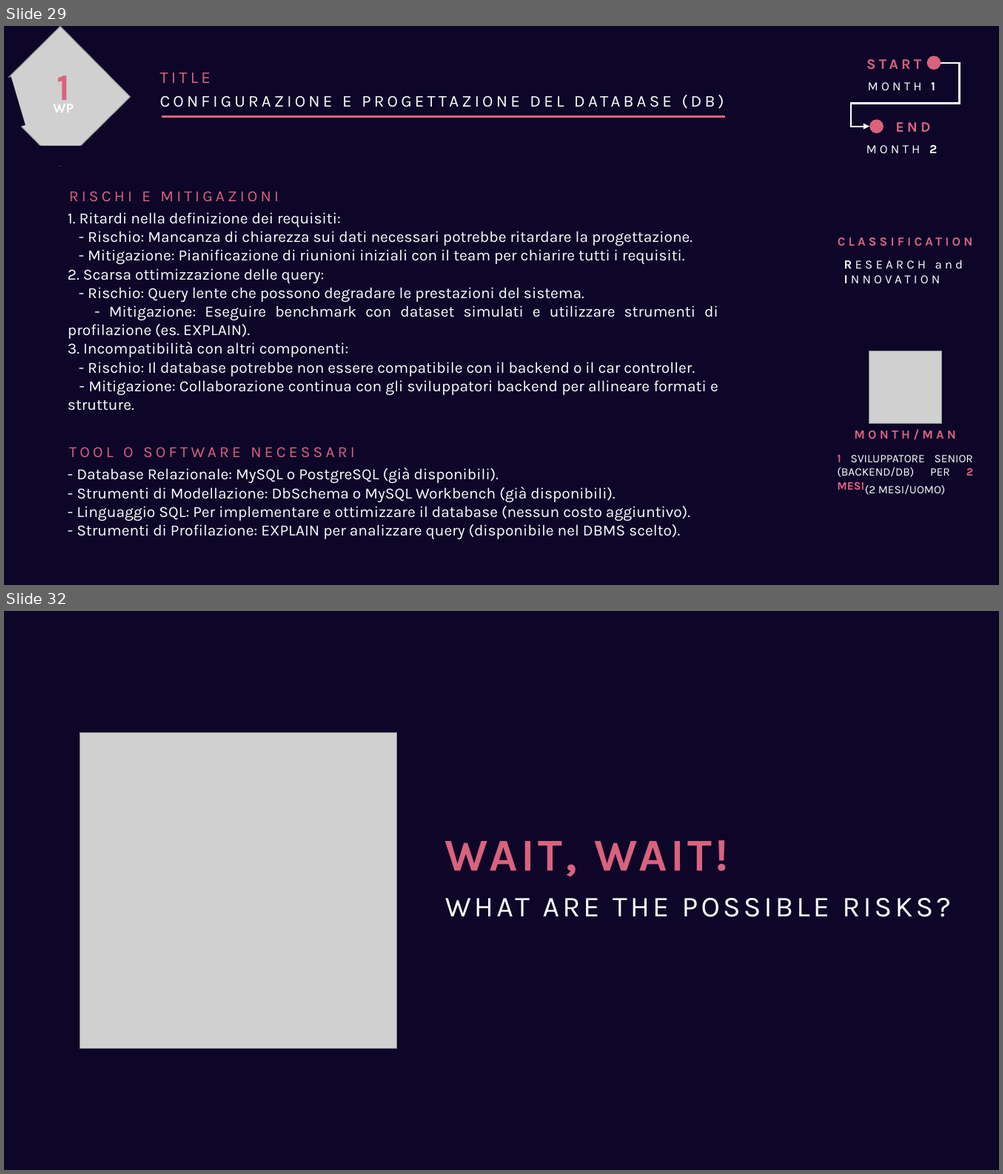
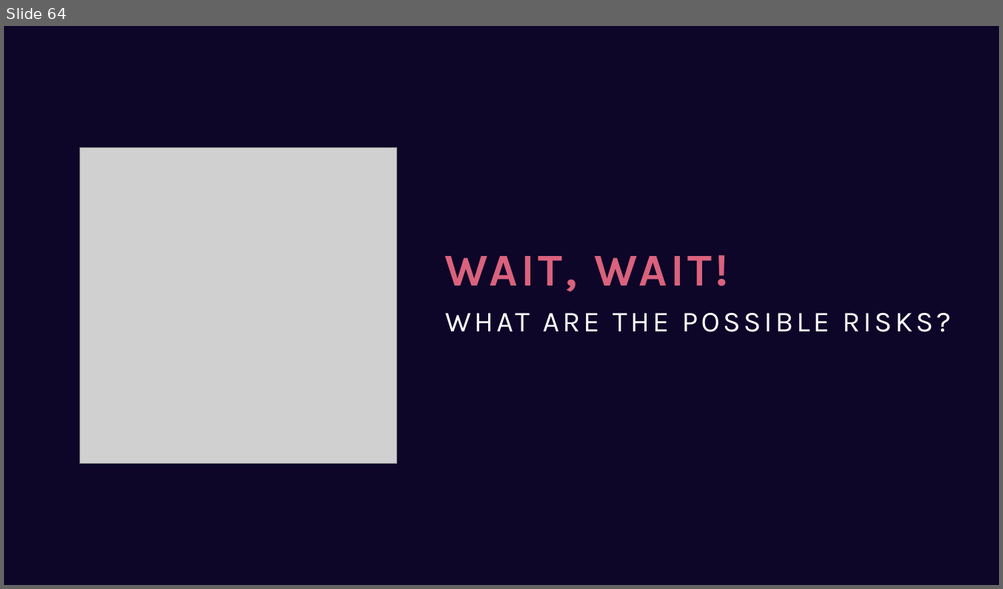
Before and after one commit to GiuseppeSoriano/MoodPilot, a slide deck: Idea/Idea_Presentation.pptx. Shown one above the other, each under a label of ours: slides 29 and 32 before the commit, slide 64 after it; the slides between them are not shown. The pictures are 1003x1174 and 1003x589 pixels, drawn with LibreOffice and Linux fonts; fonts in the diff are those of the drawing; grey boxes stand for pictures. Boxes give left, top, right and bottom in pixels: in the first picture for what was removed or moved away, otherwise in the second. Text is boxed around its words. In the diff, an @@ line names an element or a change of style, - is before the commit and + after.

```diff
--- a/Idea/Idea_Presentation.pptx
+++ b/Idea/Idea_Presentation.pptx
@@ slide 29 removed at (x1=4, y1=26, x2=999, y2=585), background #0D0628 @@
@@ group removed at (x1=851, y1=56, x2=959, y2=153): 4 texts, 2 ellipses, 1 elbow arrow @@
-MONTH 1
-START
-MONTH 2
-END
@@ text removed at (x1=160, y1=73, x2=210, y2=83) @@
-TITLE
@@ group removed at (x1=4, y1=26, x2=131, y2=167): 2 rectangles, 2 texts, 1 picture @@
-1
-WP
@@ text removed at (x1=160, y1=95, x2=724, y2=109) @@
-CONFIGURAZIONE E PROGETTAZIONE DEL DATABASE (DB)
@@ line removed from (725, 117) to (162, 117) @@
@@ text removed at (x1=69, y1=191, x2=279, y2=202) @@
-RISCHI E MITIGAZIONI
@@ text removed at (x1=68, y1=212, x2=718, y2=411) @@
-1. Ritardi nella definizione dei requisiti:
-- Rischio: Mancanza di chiarezza sui dati necessari potrebbe ritardare la progettazione.
-- Mitigazione: Pianificazione di riunioni iniziali con il team per chiarire tutti i requisiti.
-2. Scarsa ottimizzazione delle query:
-- Rischio: Query lente che possono degradare le prestazioni del sistema.
-- Mitigazione: Eseguire benchmark con dataset simulati e utilizzare strumenti di profilazione (es. EXPLAIN).
-3. Incompatibilità con altri componenti:
-- Rischio: Il database potrebbe non essere compatibile con il backend o il car controller.
-- Mitigazione: Collaborazione continua con gli sviluppatori backend per allineare formati e strutture.
@@ text removed at (x1=837, y1=238, x2=972, y2=246) @@
-CLASSIFICATION
@@ text removed at (x1=935, y1=260, x2=963, y2=269) @@
-RESEARCH and
-INNOVATION
@@ picture removed at (x1=869, y1=352, x2=941, y2=423) @@
@@ text removed at (x1=69, y1=447, x2=354, y2=458) @@
-TOOL O SOFTWARE NECESSARI
@@ text removed at (x1=854, y1=429, x2=956, y2=440) @@
-MONTH/MAN
@@ text removed at (x1=77, y1=468, x2=690, y2=540) @@
-- Database Relazionale: MySQL o PostgreSQL (già disponibili).
-- Strumenti di Modellazione: DbSchema o MySQL Workbench (già disponibili).
-- Linguaggio SQL: Per implementare e ottimizzare il database (nessun costo aggiuntivo).
-- Strumenti di Profilazione: EXPLAIN per analizzare query (disponibile nel DBMS scelto).
@@ text removed at (x1=836, y1=455, x2=973, y2=490) @@
-1 SVILUPPATORE SENIOR (BACKEND/DB) PER 2 MESI
@@ text removed at (x1=865, y1=485, x2=945, y2=495) @@
-(2 MESI/UOMO)
@@ what was slide 32 is now slide 64 @@
```
Also in this commit, not shown: 8 slides changed, 39 slides added, 1 other slide removed.
